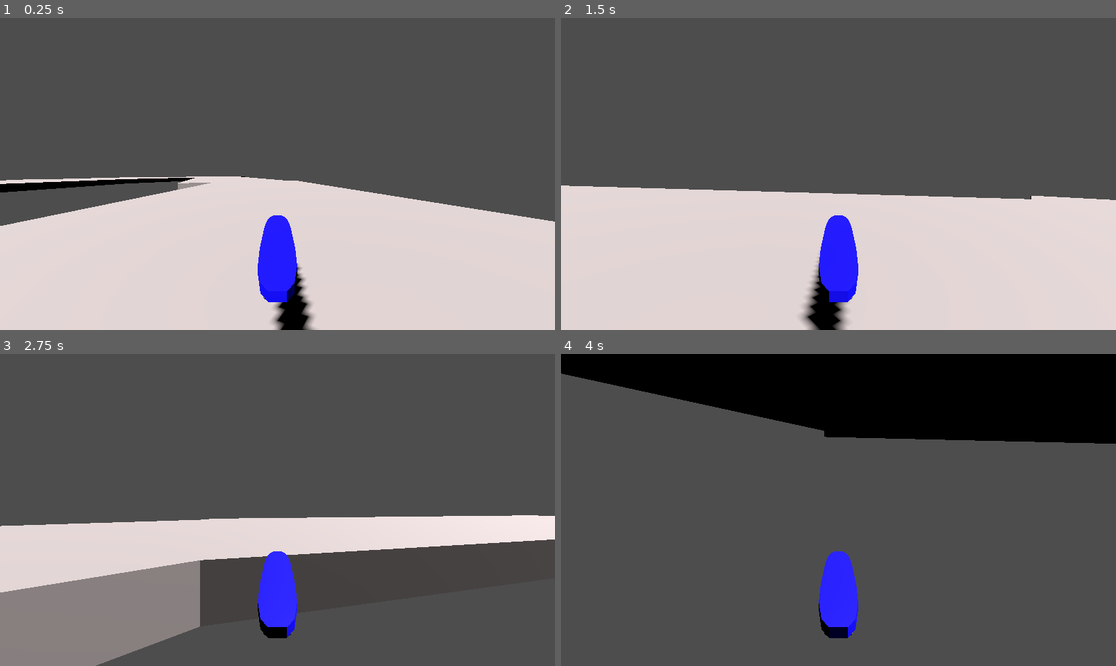
Above: before the commit, frames 1-4 (two rows, left to right).
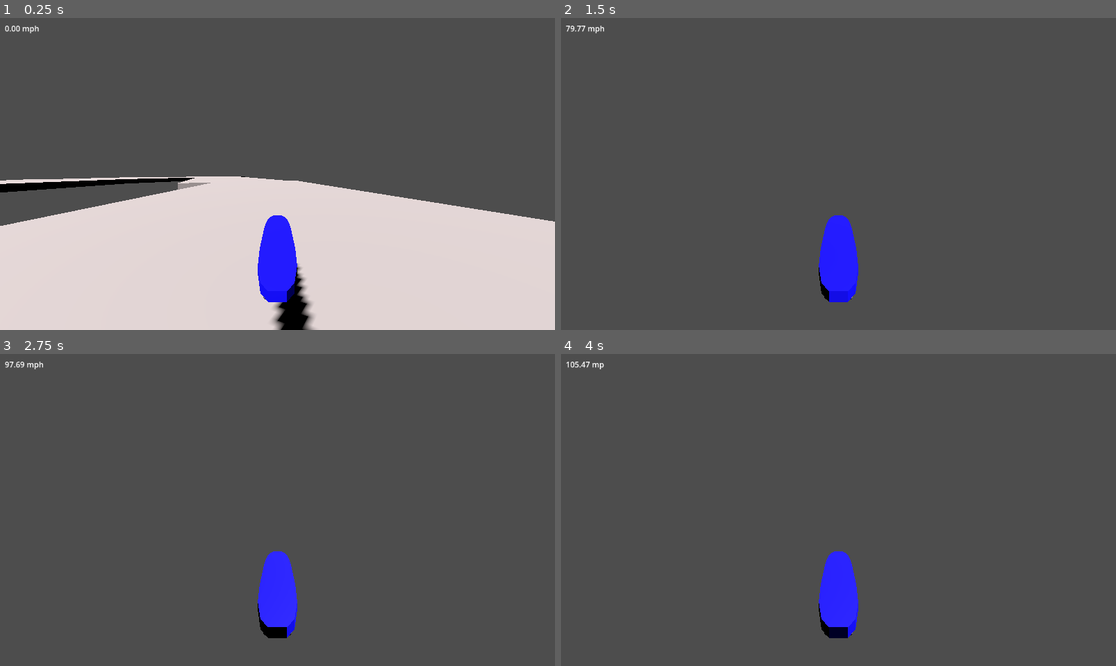
Above: after the commit, the same moments.

Repository: William-Young-97/hover-board
Game: Godot game, scene res://test.tscn
The game is run twice, just before and just after one commit, with the same random seed, the same clock (stepped at 60 frames per second) and the same inputs.
Inputs:
- Up to frame 1 (0.25 s): no input
- Up to frame 2 (1.5 s): hold D (right) 0.53-1.28 s; tap B (boost, bound only after the commit) at 0.6, 1.35 s; hold S (back) from 1.28 s (still down)
- Up to frame 3 (2.75 s): release S (back) at 2.03 s; hold D (right) from 2.03 s (still down); tap B (boost, bound only after the commit) at 2.1 s
- Up to frame 4 (4 s): release D (right) at 2.78 s; hold W (forward) 2.78-3.53 s; tap B (boost, bound only after the commit) at 2.85, 3.6 s; hold A (left) from 3.53 s (still down)

The runs differ from the first frame. In frame 1, less than 0.1% of the frame differs, in the area x 0-8%, y 2-5%; in frame 2, 42%, in the area x 0-100%, y 2-100%; in frame 3, 22%; in frame 4, 22%.

Commit message:
Improve accel;add mph ui

Diff:
--- a/hoverboard.tscn
+++ b/hoverboard.tscn
@@ -11,7 +11,7 @@
 
 [node name="HoverBoard" type="Node3D"]
 
-[node name="BoardController" type="CharacterBody3D" parent="."]
+[node name="BoardController" type="CharacterBody3D" parent="." groups=["hoverboard"]]
 transform = Transform3D(1, 0, 0, 0, 0.9996, -0.0282706, 0, 0.0282706, 0.9996, 0, 0, 0)
 collision_layer = 2
 slide_on_ceiling = false
--- a/hoverboard_script.gd
+++ b/hoverboard_script.gd
@@ -1,10 +1,11 @@
 extends CharacterBody3D
 
 # To do
+# Have the deccelerate button work more effctively at higher velcoities (perhaps a gradual normalisation?)
+# Implement drift
 # Have board correctly change orientation when navigating a slope
-# Ensure that gravity works to pull the board down into position? (how will this
-# work with oreinting the slope?)
-# Ensure that velocity is carried into jumps (rigidbody3d attached to CB3D?)
+# Board gains speed when accelerating into objects
+# Improve airbourne physics
 
 # hover variables
 var hover_height := 0.2
@@ -13,21 +14,38 @@
 var damping   = 8.0
 
 # turning variables
-var max_turn_rate : float = 1.5  # (radians/sec)
+var max_turn_rate := 1.5  # (radians/sec)
 # how quickly you accelerate your turning (radians/sec²) when starting a carve
-var turn_acceleration : float = 10.0
+var turn_acceleration := 10.0
 # curve exponent: 1 = linear fall-off, 2 = quadratic, 3 = cubic…
-var turn_curve_exponent : float = 2.0
+var turn_curve_exponent := 2.0
 # how quickly turn velocity bleeds to zero
 var turn_damping          := 5.0
 # internal angular velocity state
-
-var _turn_velocity : float = 0.0
+var _turn_velocity := 0.0
 
 var max_acceleration := 10.0    # units/sec² when standing still
-var top_speed        := 30.0
+var top_speed        := 50.0
+
+@export var deceleration_rate := 8.0            # base drag when no input
+@export var reverse_decel_rate := 20.0          # braking strength when pressing back
 
 var gravity = ProjectSettings.get_setting("physics/3d/default_gravity")
+
+# Boost parameters
+@export var boost_duration := 1.0       # seconds of boost
+@export var boost_multiplier := 1.0     # multiplies accel during boost
+@export var boost_impulse := 20.0   # units of instantaneous speed added
+# Drift settings
+@export var drift_window := 0.5          # seconds to pick direction after drift button
+@export var drift_velocity_ratio := 0.5  # fraction of forward speed applies sideways
+
+var _drift_timer := 0.0
+var _awaiting_drift := false
+var _drift_active := false
+var _drift_dir := 0
+
+
 
 @onready var fl = $RayCastFL
 @onready var fr = $RayCastFR
@@ -40,32 +58,49 @@
 	get_input(delta)
 	apply_character_gravity(delta)
 	apply_hover(delta)
+	apply_drift(delta)
+	horizontal_clamp()
 	move_and_slide()
-
-func accelerate(delta, input_dir):
-	# Extract a unit vector to give direction
-	# Without affecting magnitude
-	if input_dir != Vector3.ZERO:
-		input_dir = input_dir.normalized()
-
-	# 2) Current horizontal speed fraction
-	var hvel      = Vector3(velocity.x, 0, velocity.z)
-	var curr_spd  = hvel.length()
+	show_speed_mph()
+
+func show_speed_mph():
+		# Optional: print mph
+	var speed_mph = Vector3(velocity.x, 0, velocity.z).length() * 2.23694
+	print("Speed (mph): ", speed_mph)
+
+func accelerate(delta):
+	# determine input state
+	var forward_input = Input.is_action_pressed("forward")
+	var back_input = Input.is_action_pressed("back")
+
+	# current horizontal velocity and speed
+	var hvel = Vector3(velocity.x, 0, velocity.z)
+	var curr_spd = hvel.length()
 	var speed_frac = clamp(curr_spd / top_speed, 0.0, 1.0)
 
-	# 3) Compute tapered acceleration
-	#    quadratic fall-off: full at 0, zero at 1
-
-	# add a tool to convert my movement into mph
-	var accel_strength = max_acceleration * (1.0 - speed_frac * speed_frac)
-	print("accel_str: ", accel_strength)
-	print("board_vel:", hvel.length())
-	# 4) Integrate linear acceleration
-	velocity.x += input_dir.x * accel_strength * delta
-	velocity.z += input_dir.z * accel_strength * delta
+	if forward_input:
+		# forward acceleration with tapered curve
+		var accel_strength = max_acceleration * (1.0 - speed_frac * speed_frac)
+		var dir = -global_transform.basis.z.normalized()
+		velocity += dir * accel_strength * delta
+	elif back_input:
+		# braking: stronger deceleration at higher speeds
+		if curr_spd > 0.0:
+			var decel = reverse_decel_rate * speed_frac * delta
+			decel = min(decel, curr_spd)
+			var drag_dir = -hvel.normalized()
+			velocity += drag_dir * decel
+	else:
+		# coasting drag: gradient decel (more at high speed)
+		if curr_spd > 0.0:
+			var decel = deceleration_rate * speed_frac * delta
+			decel = min(decel, curr_spd)
+			var drag_dir = -hvel.normalized()
+			velocity += drag_dir * decel
+
 
 func steering(delta, turn_input):
-	# 6) Desired angular rate
+
 	var target_rate = turn_input * max_turn_rate
 
 	# 7) Angular speed fraction & accel scaling
@@ -90,17 +125,29 @@
 	rotate_y(actual_turn)
 	velocity = velocity.rotated(Vector3.UP, actual_turn)
 
-	# ——————————————————————————————
-	# 11) Final speed clamp
+func horizontal_clamp():
 	var hvel = Vector3(velocity.x, 0, velocity.z)
 	if hvel.length() > top_speed:
 		hvel = hvel.normalized() * top_speed
 		velocity.x = hvel.x
 		velocity.z = hvel.z
 
-# refector longitudinal acceleration and turn acceleration into their own functions
+func boost():
+
+	# 1) get the normalized forward vector
+	var forward = -global_transform.basis.z.normalized()
+	# 2) apply an instantaneous velocity impulse
+	velocity += forward * boost_impulse
+	# 3) optional: cap at top speed so you don't overshoot too far
+	var hvel = Vector3(velocity.x, 0, velocity.z)
+	if hvel.length() > top_speed:
+		hvel = hvel.normalized() * top_speed
+		velocity.x = hvel.x
+		velocity.z = hvel.z
+
+
 func get_input(delta):
-	# ——————————————————————————————
+
 	# 1) Directional input vector
 	var input_dir := Vector3.ZERO
 	if Input.is_action_pressed("forward"):
@@ -108,9 +155,9 @@
 	if Input.is_action_pressed("back"):
 		input_dir += global_transform.basis.z
 
-	accelerate(delta, input_dir)
-	# ——————————————————————————————
-	# 5) Turn input
+	accelerate(delta)
+
+	# Turn input
 	var turn_input := 0.0
 	if Input.is_action_pressed("left"):
 		turn_input += 1.0
@@ -119,9 +166,49 @@
 
 	steering(delta, turn_input)
 
-
-
-	#print("Speed (3D): ", velocity.length())
+	if Input.is_action_just_pressed("boost"):
+		self.boost()
+
+	if Input.is_action_just_pressed("drift"):
+		_awaiting_drift = true
+		_drift_timer = drift_window
+		_drift_active = false
+
+# refactor into signal pattern
+func apply_drift(delta):
+	# waiting for direction input
+	if _awaiting_drift:
+		_drift_timer -= delta
+		if Input.is_action_just_pressed("left"):
+			_drift_dir = 1      # right side outside when drifting left
+			_drift_active = true
+			_awaiting_drift = false
+		elif Input.is_action_just_pressed("right"):
+			_drift_dir = -1     # left side outside when drifting right
+			_drift_active = true
+			_awaiting_drift = false
+		elif _drift_timer <= 0.0:
+			_awaiting_drift = false
+
+	# apply drift effect smoothly over time
+	if _drift_active:
+		# compute forward speed
+		var hvel = Vector3(velocity.x, 0, velocity.z)
+		var fwd_speed = hvel.dot(-global_transform.basis.z)
+		# lateral acceleration proportional to forward speed
+		var lateral_accel = fwd_speed * drift_velocity_ratio
+		# direction: board's right axis times drift direction
+		var lateral_dir = global_transform.basis.x * _drift_dir
+		# integrate lateral accel over frame
+		velocity += lateral_dir * lateral_accel * delta
+
+		# end drift on release or when stopping
+		if Input.is_action_just_released("drift") or fwd_speed <= 0:
+			_drift_active = false
+			boost()
+
+
+	# print("Speed (3D): ", velocity.length())
 
 func is_airborne() -> bool:
 	var gaps := []
--- a/project.godot
+++ b/project.godot
@@ -14,30 +14,34 @@
 run/main_scene="uid://nj65aff7f288"
 config/features=PackedStringArray("4.4", "Forward Plus")
 
+[global_group]
+
+hoverboard=""
+
 [input]
 
 forward={
 "deadzone": 0.2,
 "events": [Object(InputEventKey,"resource_local_to_scene":false,"resource_name":"","device":0,"window_id":0,"alt_presse …(189 unchanged characters)…
-, Object(InputEventJoypadMotion,"resource_local_to_scene":false,"resource_name":"","device":-1,"axis":1,"axis_value":-1.0,"script":null)
+, Object(InputEventJoypadButton,"resource_local_to_scene":false,"resource_name":"","device":-1,"button_index":0,"pressure":0.0,"pressed":true,"script":null)
 ]
 }
 back={
 "deadzone": 0.2,
 "events": [Object(InputEventKey,"resource_local_to_scene":false,"resource_name":"","device":-1,"window_id":0,"alt_press …(192 unchanged characters)…
-, Object(InputEventJoypadMotion,"resource_local_to_scene":false,"resource_name":"","device":-1,"axis":1,"axis_value":1.0,"script":null)
+, Object(InputEventJoypadButton,"resource_local_to_scene":false,"resource_name":"","device":-1,"button_index":2,"pressure":0.0,"pressed":true,"script":null)
 ]
 }
 left={
 "deadzone": 0.2,
 "events": [Object(InputEventKey,"resource_local_to_scene":false,"resource_name":"","device":-1,"window_id":0,"alt_press …(191 unchanged characters)…
-, Object(InputEventJoypadMotion,"resource_local_to_scene":false,"resource_name":"","device":-1,"axis":2,"axis_value":-1.0,"script":null)
+, Object(InputEventJoypadMotion,"resource_local_to_scene":false,"resource_name":"","device":-1,"axis":0,"axis_value":-1.0,"script":null)
 ]
 }
 right={
 "deadzone": 0.2,
 "events": [Object(InputEventKey,"resource_local_to_scene":false,"resource_name":"","device":-1,"window_id":0,"alt_press …(192 unchanged characters)…
-, Object(InputEventJoypadMotion,"resource_local_to_scene":false,"resource_name":"","device":-1,"axis":2,"axis_value":1.0,"script":null)
+, Object(InputEventJoypadMotion,"resource_local_to_scene":false,"resource_name":"","device":-1,"axis":0,"axis_value":1.0,"script":null)
 ]
 }
 jump={
@@ -48,7 +52,13 @@
 }
 boost={
 "deadzone": 0.2,
-"events": [Object(InputEventJoypadButton,"resource_local_to_scene":false,"resource_name":"","device":-1,"button_index":10,"pressure":0.0,"pressed":false,"script":null)
+"events": [Object(InputEventKey,"resource_local_to_scene":false,"resource_name":"","device":0,"window_id":0,"alt_pressed":false,"shift_pressed":false,"ctrl_pressed":false,"meta_pressed":false,"pressed":false,"keycode":0,"physical_keycode":66,"key_label":0,"unicode":0,"location":0,"echo":false,"script":null)
+, Object(InputEventJoypadMotion,"resource_local_to_scene":false,"resource_name":"","device":-1,"axis":5,"axis_value":1.0,"script":null)
+]
+}
+drift={
+"deadzone": 0.2,
+"events": [Object(InputEventJoypadButton,"resource_local_to_scene":false,"resource_name":"","device":-1,"button_index":10,"pressure":0.0,"pressed":true,"script":null)
 ]
 }
 
--- a/sprung_camera.gd
+++ b/sprung_camera.gd
@@ -7,7 +7,7 @@
 # we'll begin by assuming that vertical and longituidnal are stable
 # And focus on the movement of the lateral axis
 
-# When
+#
 
 @export var lateral_factor     : float   = 1.0
 @export var vertical_factor    : float   = 1.0
--- a/test.tscn
+++ b/test.tscn
@@ -1,7 +1,9 @@
-[gd_scene load_steps=3 format=3 uid="uid://nj65aff7f288"]
+[gd_scene load_steps=5 format=3 uid="uid://nj65aff7f288"]
 
+[ext_resource type="PackedScene" uid="uid://d4elnm5ktpi2n" path="res://ui.tscn" id="1_ppyta"]
 [ext_resource type="PackedScene" uid="uid://ddd6dpxasgawl" path="res://hoverboard.tscn" id="2_6uqi0"]
 [ext_resource type="PackedScene" uid="uid://knw821a4j8ba" path="res://turning_track.tscn" id="2_8uh7m"]
+[ext_resource type="PackedScene" uid="uid://b5nmtm56rocnm" path="res://floor.tscn" id="3_6uqi0"]
 
 [node name="Node3D" type="Node3D"]
 
@@ -15,3 +17,8 @@
 transform = Transform3D(-0.998999, 0, 0.0447354, 0, 1, 0, -0.0447354, 0, -0.998999, -32.4195, 1.29231, -5.71506)
 
 [node name="root" parent="." instance=ExtResource("2_8uh7m")]
+
+[node name="root2" parent="." instance=ExtResource("3_6uqi0")]
+transform = Transform3D(1, 0, 0, 0, 1, 0, 0, 0, 1, 52.5495, 0, 0)
+
+[node name="UI" parent="." instance=ExtResource("1_ppyta")]
--- a/turning_track.tscn
+++ b/turning_track.tscn
@@ -55,3 +55,9 @@
 use_collision = true
 collision_mask = 3
 size = Vector3(16.6791, 1, 65.2892)
+
+[node name="CSGBox3D10" type="CSGBox3D" parent="."]
+transform = Transform3D(0.996478, 0, 0.0838519, 0, 1, 0, -0.0838519, 0, 0.996478, -19.5242, 0, -286.504)
+use_collision = true
+collision_mask = 3
+size = Vector3(16.6791, 1, 521.488)
--- /dev/null
+++ b/ui.gd
@@ -0,0 +1,15 @@
+extends CanvasLayer
+var _hoverboard: CharacterBody3D
+var _speed_label: RichTextLabel
+
+func _ready():
+	var boards = get_tree().get_nodes_in_group("hoverboard")
+	_hoverboard = boards[0]
+	_speed_label = $SpeedLabel
+
+
+func _process(delta):
+	if _hoverboard and _speed_label:
+		var hvel = Vector3(_hoverboard.velocity.x, 0, _hoverboard.velocity.z)
+		var mph = hvel.length() * 2.23694
+		_speed_label.text = "%0.2f mph" % mph
--- /dev/null
+++ b/ui.tscn
@@ -0,0 +1,13 @@
+[gd_scene load_steps=2 format=3 uid="uid://d4elnm5ktpi2n"]
+
+[ext_resource type="Script" uid="uid://ct40soe22r36m" path="res://ui.gd" id="1_fyqef"]
+
+[node name="UI" type="CanvasLayer"]
+script = ExtResource("1_fyqef")
+
+[node name="SpeedLabel" type="RichTextLabel" parent="."]
+offset_left = 10.0
+offset_top = 10.0
+offset_right = 90.0
+offset_bottom = 50.0
+autowrap_mode = 0
Not shown, added: ui.gd.uid
